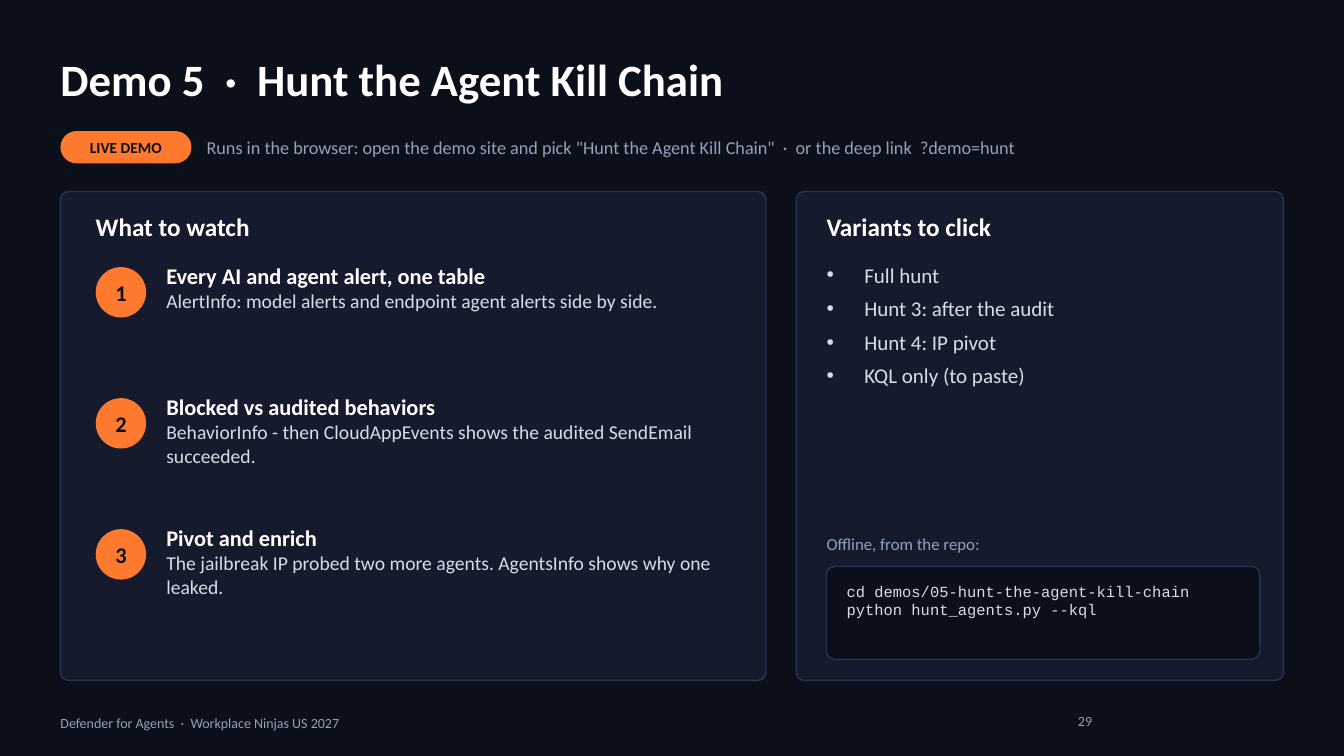
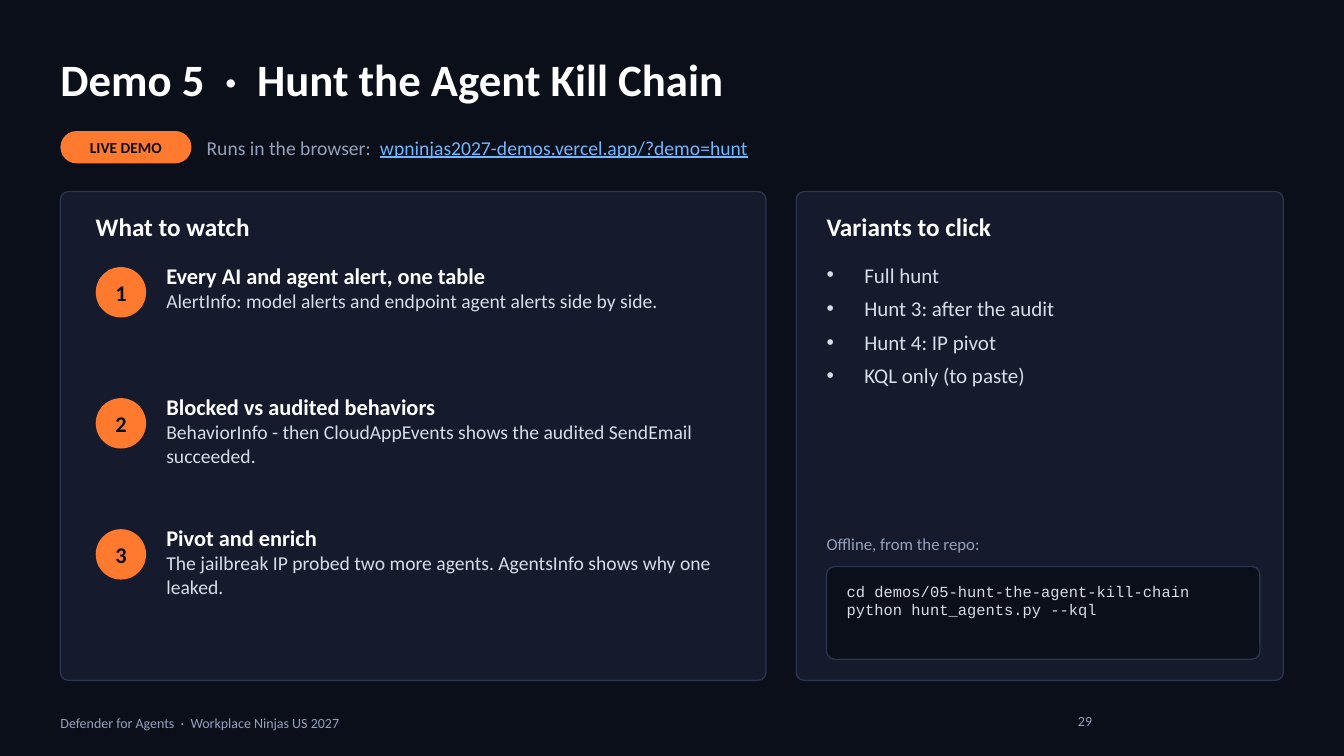
Before and after one commit to rod-trent/Conferences, a slide deck: slide 29 of WPNinjas2027/SlideDecks/Defender for Agents - WPNinjas US 2027.pptx. Drawn at 1344x756 pixels with LibreOffice and Linux fonts; fonts in the diff are those of the drawing; background and template pictures are left out. Boxes give left, top, right and bottom in pixels: in the first picture for what was removed or moved away, otherwise in the second. Text is boxed around its words. In the diff, an @@ line names an element or a change of style, - is before the commit and + after.

```diff
--- a/WPNinjas2027/SlideDecks/Defender for Agents - WPNinjas US 2027.pptx
+++ b/WPNinjas2027/SlideDecks/Defender for Agents - WPNinjas US 2027.pptx
@@ text at box(207, 141, 747, 159): text changed; size 13 to 14 pt; text colour #94A0BC to #6FB7FF @@
-Runs in the browser: open the demo site and pick "Hunt the Agent Kill Chain" · or the deep link ?demo=hunt
+Runs in the browser: wpninjas2027-demos.vercel.app/?demo=hunt
```
Also in this commit, not shown: 6 other slides changed, 6 other files.
